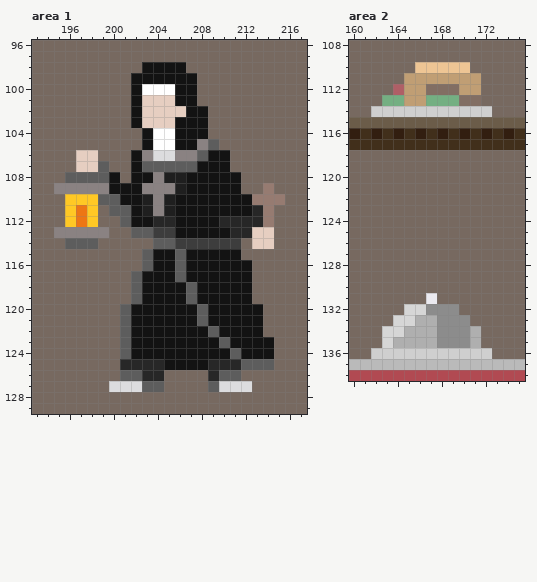
Pixel-art file -- Assets/Sprites/Experimentation.aseprite. The picture above is the old version.
320x180 pixels, 1 frame. Colours within 5 levels of each other are drawn and written as one. Shown: area 1: x 193..217, y 96..129; area 2: x 160..175, y 108..138. The commit also changed other parts of the picture, which this record leaves out.
After:
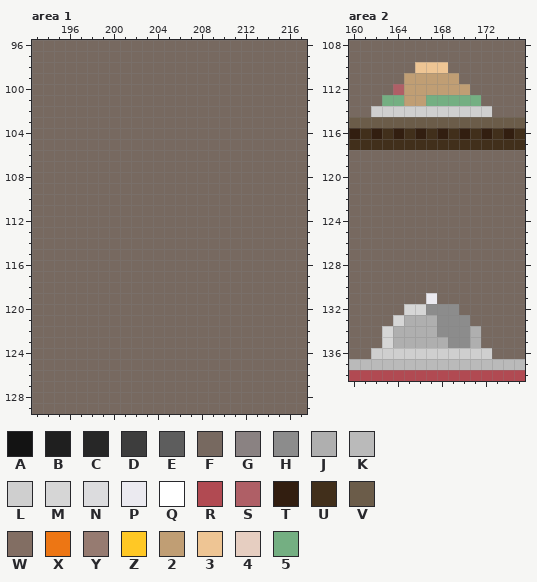
Palette (. is transparent): A #131313  B #1f1f1f  C #272727  D #3d3d3d  E #5d5d5d  F #776960  G #8a8282  H #8c8c8c  J #afafaf  K #bababa  L #cfcfcf  M #d6d6d6  N #dcdcde  P #ebeaf0  Q #ffffff  R #b14a52  S #af5f66  T #321e10  U #412f1b  V #6b5c49  W #826e63  X #ed7614  Y #967b71  Z #ffc825  2 #c09e74  3 #eec594  4 #e6cec1  5 #74af82
Diff:
Changed rows in their new state; - is an unchanged pixel.
Area 1, layer "Freira":
first column x 195:
 98 --------FFFF---------
 99 -------FFFFFF--------
100 -------FFFFFF--------
101 -------FFFFFF--------
102 -------FFFFFFF-------
103 -------FFFFFFF-------
104 --------FFFFFF-------
105 --------FFFFFFF------
106 --FF---FFFFFFFFF-----
107 --FFF--FFFFFFFFF-----
108 -FFFFF-FFFFFFFFFF----
109 FFFFFFFFFFFFFFFFF--F-
110 -FFFFFFFFFFFFFFFFFFFF
111 -FFF-FFFFFFFFFFFFFFF-
112 -FFF--FFFFFFFFFFFFFF-
113 FFFFF--FFFFFFFFFFFFF-
114 -FFF-----FFFFFFFF-FF-
115 --------FFFFFFFFF----
116 --------FFFFFFFFFF---
117 -------FFFFFFFFFFF---
118 -------FFFFFFFFFFF---
119 -------FFFFFFFFFFF---
120 ------FFFFFFFFFFFFF--
121 ------FFFFFFFFFFFFF--
122 ------FFFFFFFFFFFFF--
123 ------FFFFFFFFFFFFFF-
124 ------FFFFFFFFFFFFFF-
125 ------FFFFFFFFFFFFFF-
126 ------FFFF----FFF----
127 -----FFFFF----FFFF---
Area 2, layer "Props":
first column x 167:
110 --FF-
111 ---FF
112 222-F
113 ---55
first column x 164:
133 -J---
134 J----
135 ----J
Pixel boxes of the changes (left, top, right, bottom) in both pictures:
changed: (54, 62, 285, 392)
changed: (426, 62, 481, 106)
changed: (393, 315, 448, 348)
